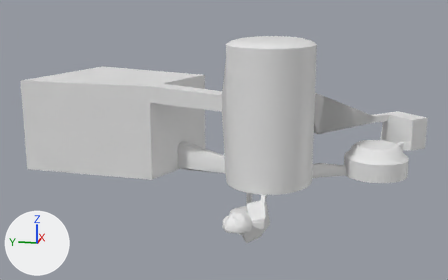
Renders of the Blender file 2021Proj/Assets/Models/DungeonGeomPrime.blend from each side of a commit.
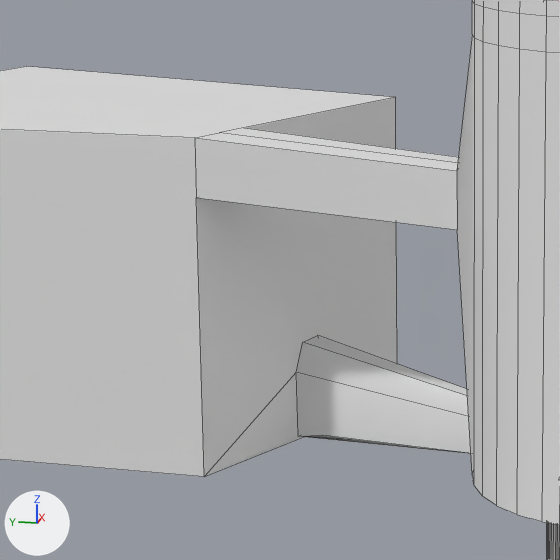
Each version is shown whole from a 50 mm lens placed at (-93.7, -20.0, 39.0), pointed at (17.4, 2.2, 11.3), then close up on the part from 21% to 56% of the width and 17% to 72% of the height. The lights are fixed; the arrows at lower left show +X, +Y and +Z. The close-ups show mesh edges as thin lines.

Before the edit, the objects in view are built like this:
```python
me_icosphere = bpy.data.meshes.new('Icosphere')
me_icosphere.from_pydata(...)  # 1372 vertices, 1874 faces; spans x -6.5..41.4, y -35.7..42.7, z -5.6..30.1
me_icosphere.polygons.foreach_set('use_smooth', [True] * 1874)
ob_icosphere = bpy.data.objects.new('Icosphere', me_icosphere)
ob_icosphere.location = (-0.09, -0.01, 0.1)
```
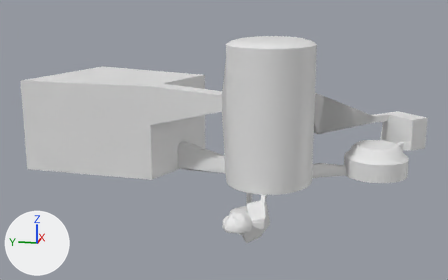
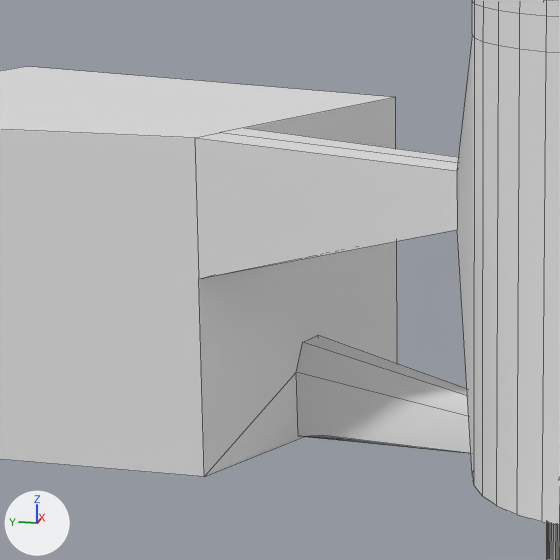
Pixel boxes [x1, y1, x2, y2] of what changed, in the close-ups (560 x 560 px; the box of a moved part takes in the faces that stretch with it):
part 1 of me_icosphere, moved or reshaped
    both: [0, 97, 457, 477]

The change in detail:
me_icosphere has 1372 vertices, 1874 faces and spans x -6.5..41.4, y -35.7..42.7, z -5.6..30.1.
me_icosphere is used by ob_icosphere; location (-0.09, -0.01, 0.1).
Part 1, on me_icosphere:
Vertex 1348 of me_icosphere moves from (18.9, 14.3, 18.3) to (18.9, 14.3, 13.9).
Vertex 1363 of me_icosphere moves from (15.2, 15.8, 18.2) at pixel (196, 197) to (15.2, 15.8, 13.9) at pixel (198, 278).
Vertex 1371 of me_icosphere moves from (17.1, 15.0, 18.2) to (15.5, 15.6, 13.9) at pixel (203, 278).
